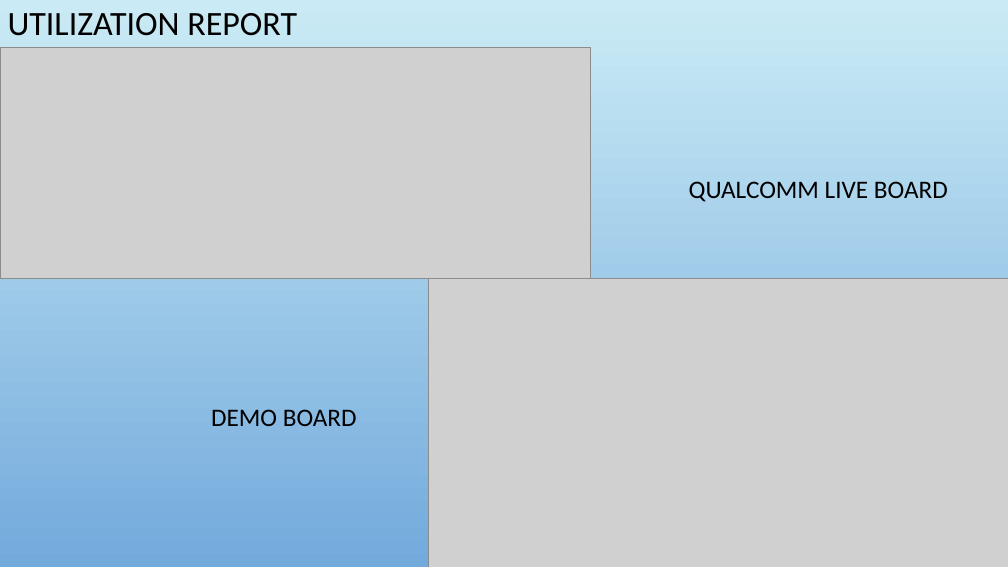
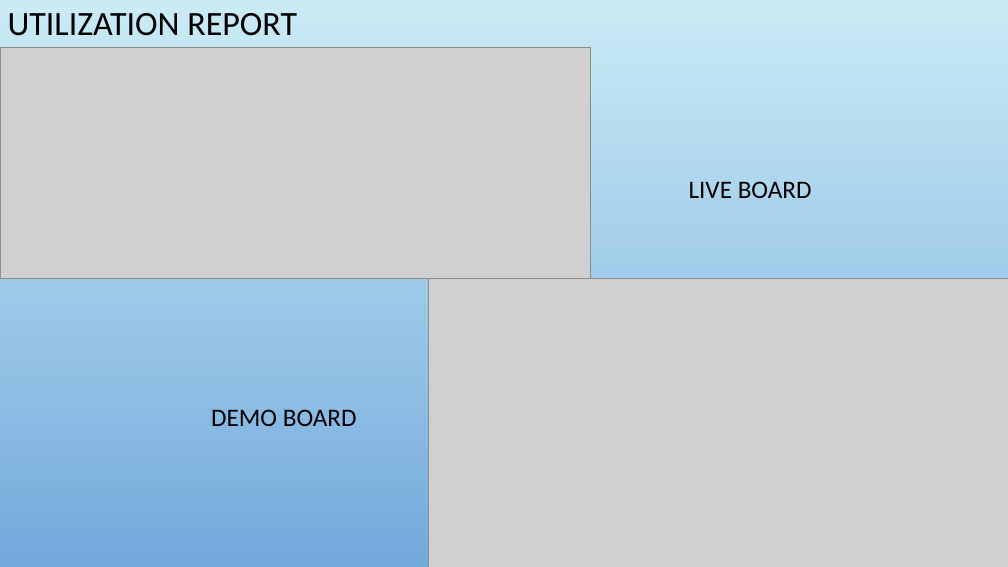
Before and after one commit to Selva1110/MELZG628T_2022HT80170, a slide deck: slide 8 of Report_docs/2022HT80170_ppt.pptx. Drawn at 1008x567 pixels with LibreOffice and Linux fonts; fonts in the diff are those of the drawing; grey boxes stand for pictures; background and template pictures are left out. Boxes give left, top, right and bottom in pixels: in the first picture for what was removed or moved away, otherwise in the second. Text is boxed around its words. In the diff, an @@ line names an element or a change of style, - is before the commit and + after.

```diff
--- a/Report_docs/2022HT80170_ppt.pptx
+++ b/Report_docs/2022HT80170_ppt.pptx
@@ text at box(689, 181, 812, 198): text changed @@
-QUALCOMM LIVE BOARD
+LIVE BOARD
```
Also in this commit, not shown: 2 other slides changed, 1 other file.
